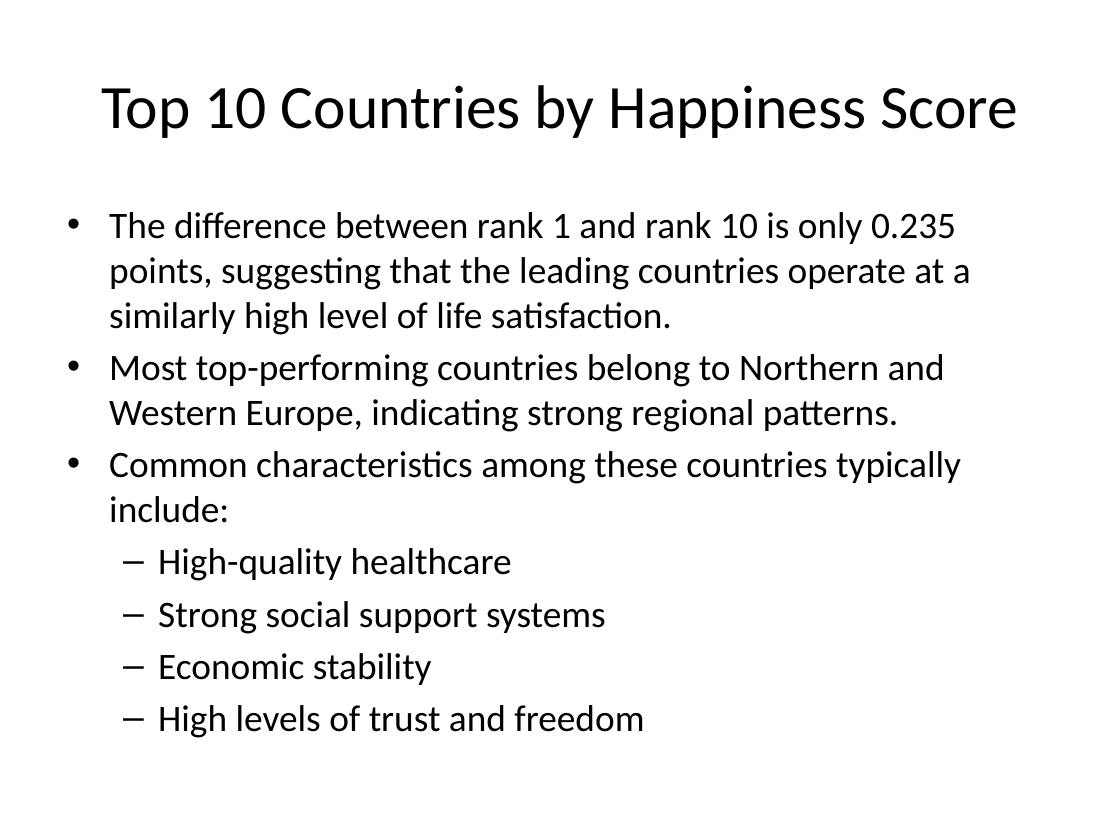
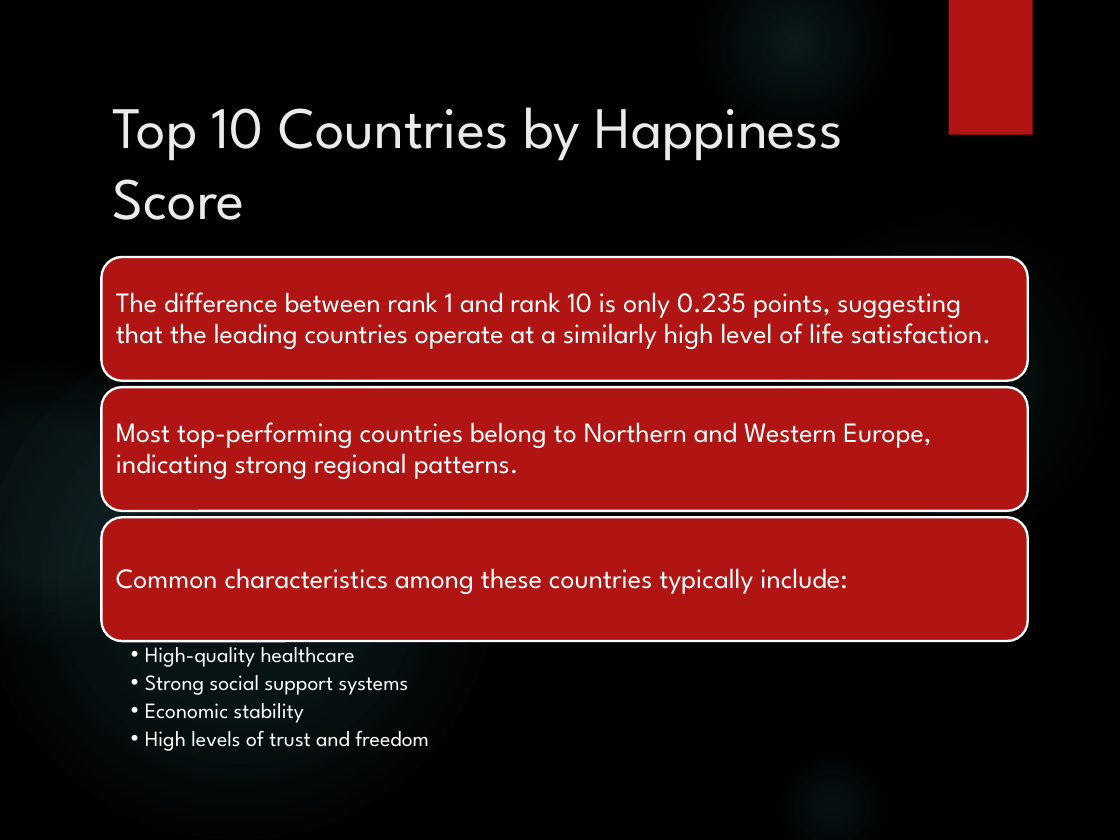
Before and after one commit to EvMiga/World-Happiness-Analysis, a slide deck: slide 12 of Happiness_Dashboard_Analysis.pptx. Drawn at 1120x840 pixels with LibreOffice and Linux fonts; fonts in the diff are those of the drawing; background and template pictures are left out. Boxes give left, top, right and bottom in pixels: in the first picture for what was removed or moved away, otherwise in the second. Text is boxed around its words. In the diff, an @@ line names an element or a change of style, - is before the commit and + after.

```diff
--- a/Happiness_Dashboard_Analysis.pptx
+++ b/Happiness_Dashboard_Analysis.pptx
@@ background #FFFFFF to picture (left out) @@
@@ ellipse added at (697,0,893,140), fill gradient #50B9C1 @@
@@ rectangle added at (949,0,1033,134), fill #B01513 @@
@@ title "Top 10 Countries by Happiness ...": place and size @@
-title "Top 10 Countries by Happiness ..." at (101,85,1017,138)
+title "Top 10 Countries by Happiness ..." at (113,107,843,220)
@@ title "Top 10 Countries by Happiness ..." at (113,107,843,220): size 39.6 to 37.8 pt, font Calibri to League Spartan, text colour #000000 to #EBEBEB; alignment centre to left; vertical alignment middle to top @@
@@ ellipse added at (772,205,1117,550), fill gradient #50B9C1 @@
@@ text removed at (109,212,971,738) @@
-• The difference between rank 1 and rank 10 is only 0.235 points, suggesting that the leading countries operate at a similarly high level of life satisfaction.
-• Most top-performing countries belong to Northern and Western Europe, indicating strong regional patterns.
-• Common characteristics among these countries typically include:
-  – High-quality healthcare
-  – Strong social support systems
-  – Economic stability
-  – High levels of trust and freedom
@@ ellipse added at (0,327,494,840), fill gradient #50B9C1 @@
@@ ellipse added at (0,355,186,644), fill gradient #50B9C1 @@
@@ group added at (102,256,1028,751): 4 texts, 3 rounded rectangles @@
+The difference between rank 1 and rank 10 is only 0.235 points, suggesting that the leading countries operate at a similarly high level of life satisfaction.
+Most top-performing countries belong to Northern and Western Europe, indicating strong regional patterns.
+Common characteristics among these countries typically include:
+  • High-quality healthcare
+  • Strong social support systems
+  • Economic stability
+  • High levels of trust and freedom
@@ ellipse added at (772,747,893,840), fill gradient #50B9C1 @@
```
Also in this commit, not shown: 15 other slides changed, 4 slides added, 4 slides removed.
